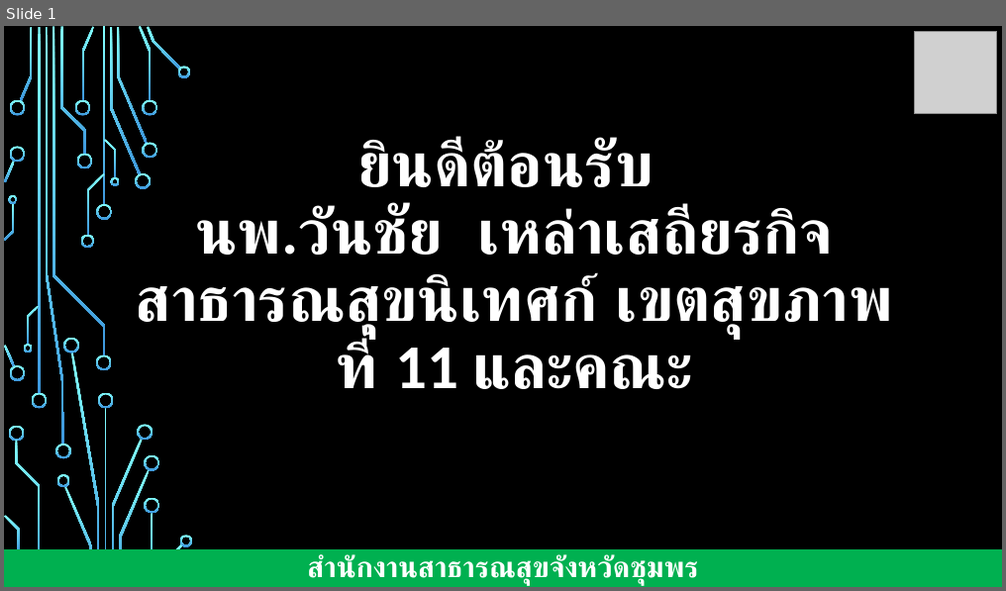
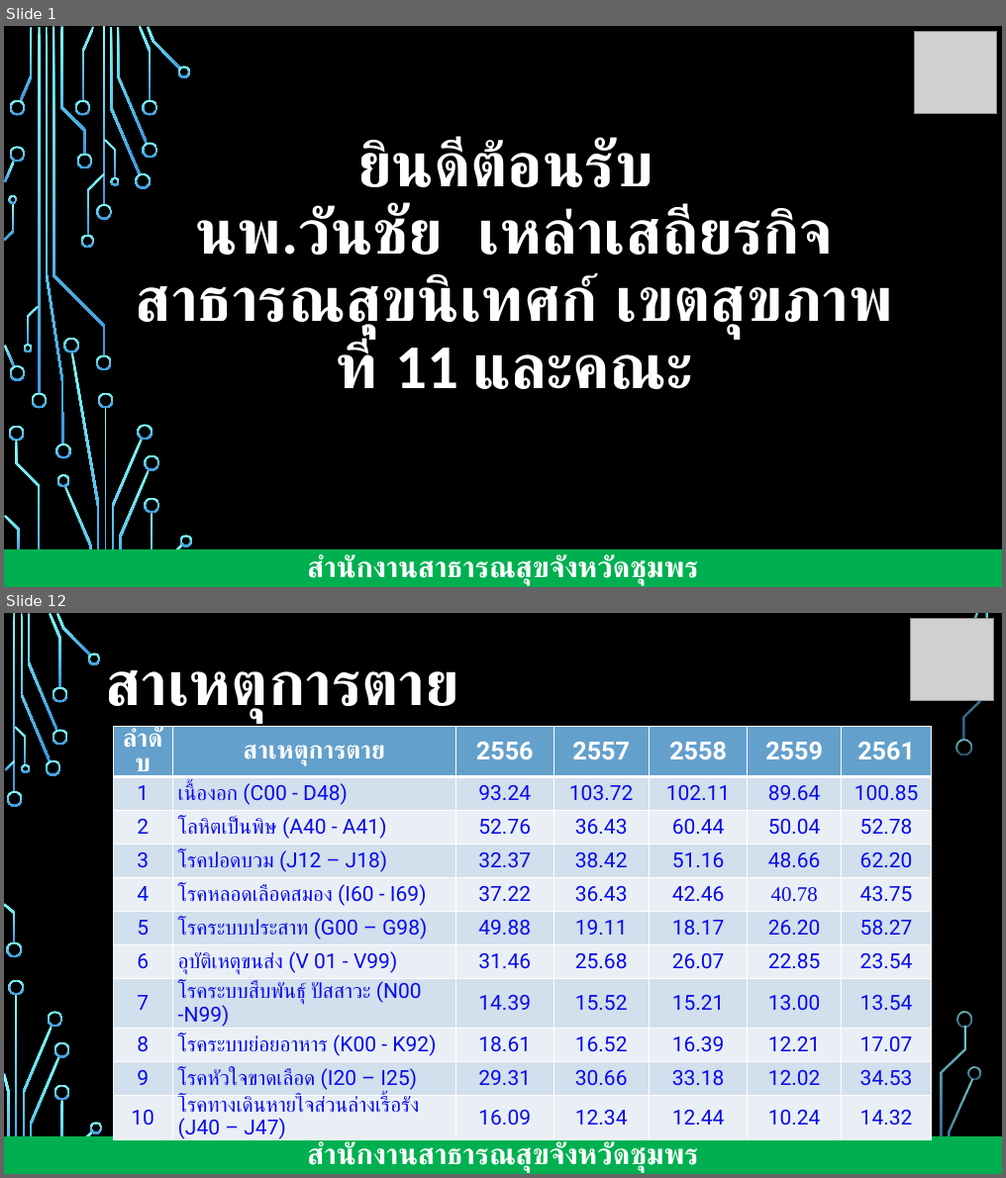
Before and after one commit to joblackpoc/Jobs_SSJ, a slide deck: นิเทศก์/นิเทศก์ชุมพร.pptx. Shown one above the other, each under a label of ours: slide 1 before the commit, slides 1 and 12 after it; the slides between them are not shown. The pictures are 1006x591 and 1006x1178 pixels, drawn with LibreOffice and Linux fonts; fonts in the diff are those of the drawing; grey boxes stand for pictures; background and template pictures are left out. Boxes give left, top, right and bottom in pixels: in the first picture for what was removed or moved away, otherwise in the second. Text is boxed around its words. In the diff, an @@ line names an element or a change of style, - is before the commit and + after.

```diff
--- a/นิเทศก์/นิเทศก์ชุมพร.pptx
+++ b/นิเทศก์/นิเทศก์ชุมพร.pptx
@@ slide 12 added at (4,613,1002,1174), background picture (left out) @@
@@ picture added at (911,618,994,701) @@
@@ title added at (105,670,459,723), 60 pt, text #FFFFFF, bold @@
+สาเหตุการตาย
@@ table added at (113,727,933,1146), 11 rows, 7 columns @@
+ลำดับ | สาเหตุการตาย | 2556 | 2557 | 2558 | 2559 | 2561
+1 | เนื้องอก (C00 - D48) | 93.24 | 103.72 | 102.11 | 89.64 | 100.85
+2 | โลหิตเป็นพิษ (A40 - A41) | 52.76 | 36.43 | 60.44 | 50.04 | 52.78
+3 | โรคปอดบวม (J12 – J18) | 32.37 | 38.42 | 51.16 | 48.66 | 62.20
+4 | โรคหลอดเลือดสมอง (I60 - I69) | 37.22 | 36.43 | 42.46 | 40.78 | 43.75
+5 | โรคระบบประสาท (G00 – G98) | 49.88 | 19.11 | 18.17 | 26.20 | 58.27
+6 | อุบัติเหตุขนส่ง (V 01 - V99) | 31.46 | 25.68 | 26.07 | 22.85 | 23.54
+7 | โรคระบบสืบพันธุ์ ปัสสาวะ (N00 -N99) | 14.39 | 15.52 | 15.21 | 13.00 | 13.54
+8 | โรคระบบย่อยอาหาร (K00 - K92) | 18.61 | 16.52 | 16.39 | 12.21 | 17.07
+9 | โรคหัวใจขาดเลือด (I20 – I25) | 29.31 | 30.66 | 33.18 | 12.02 | 34.53
+10 | โรคทางเดินหายใจส่วนล่างเรื้อรัง (J40 – J47) | 16.09 | 12.34 | 12.44 | 10.24 | 14.32
@@ rectangle added at (4,1137,1002,1174), fill #00B050, 28 pt, text #FFFFFF, bold @@
+สำนักงานสาธารณสุขจังหวัดชุมพร
@@ group added at (4,613,988,1174): 31 freeform shapes, 3 rectangles @@
```
Also in this commit, not shown: 3 slides changed, 10 other slides added, 13 other files.
